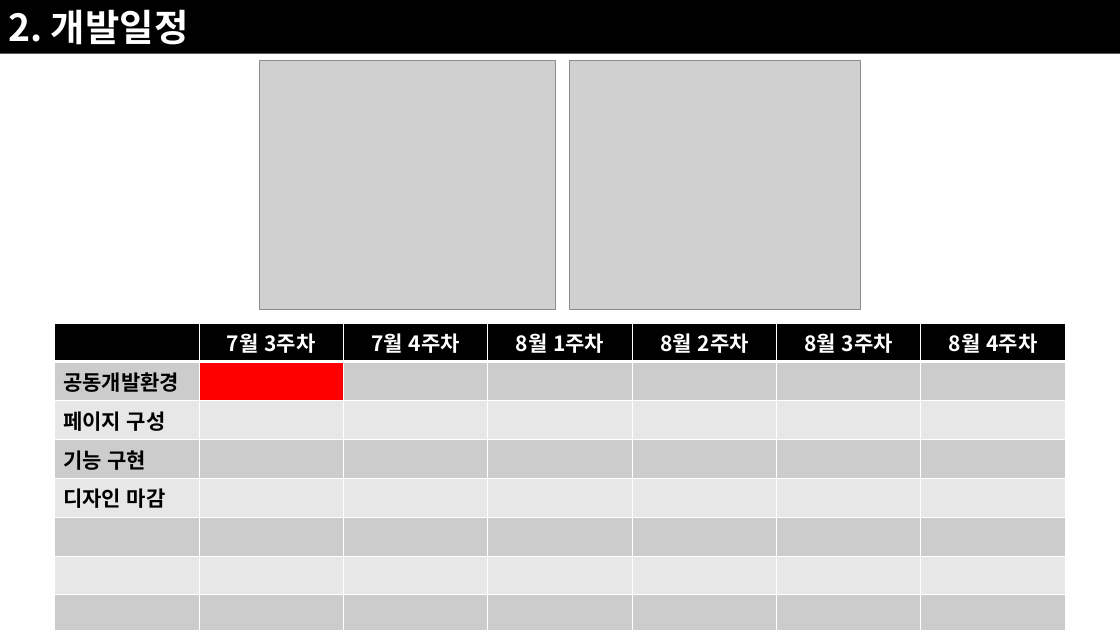
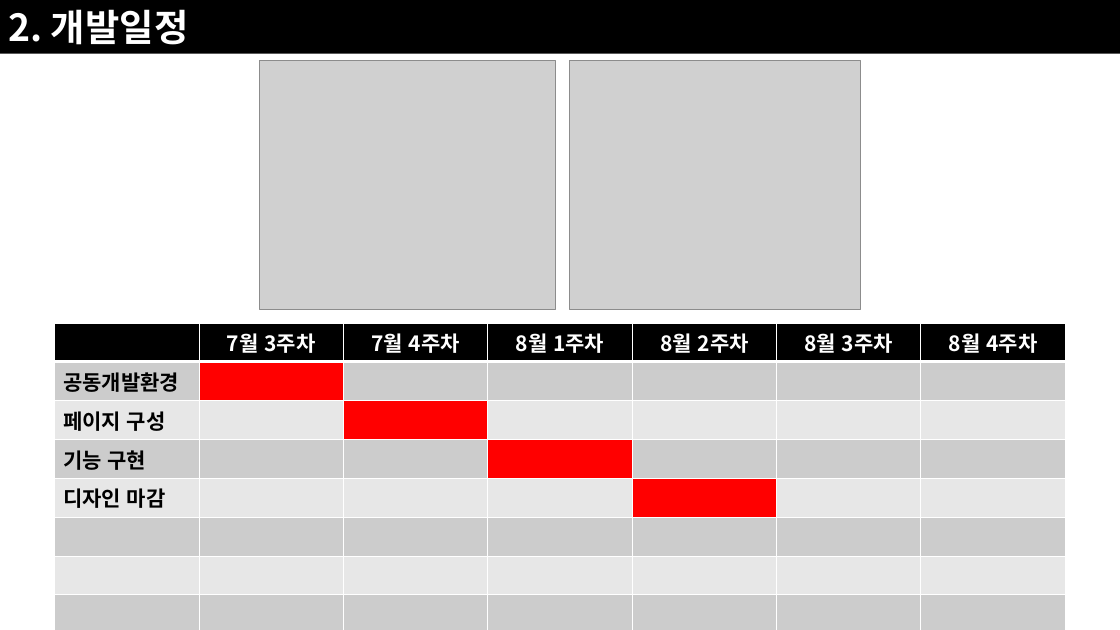
Before and after one commit to JoSihun/CGVR_Lab, a slide deck: slide 2 of documents/01_프로젝트_개발계획.pptx. Drawn at 1120x630 pixels with LibreOffice and Linux fonts; fonts in the diff are those of the drawing; grey boxes stand for pictures. Boxes give left, top, right and bottom in pixels: in the first picture for what was removed or moved away, otherwise in the second. Text is boxed around its words. In the diff, an @@ line names an element or a change of style, - is before the commit and + after.

```diff
--- a/documents/01_프로젝트_개발계획.pptx
+++ b/documents/01_프로젝트_개발계획.pptx
@@ table at bbox=[55, 323, 1066, 596] @@
@@ fill #E7E7E7 to #FF0000 in 2 cells @@
@@ fill #CCCCCC to #FF0000 in row 4, column 4 @@
```
Also in this commit, not shown: 15 other slides changed, 9 slides added.
